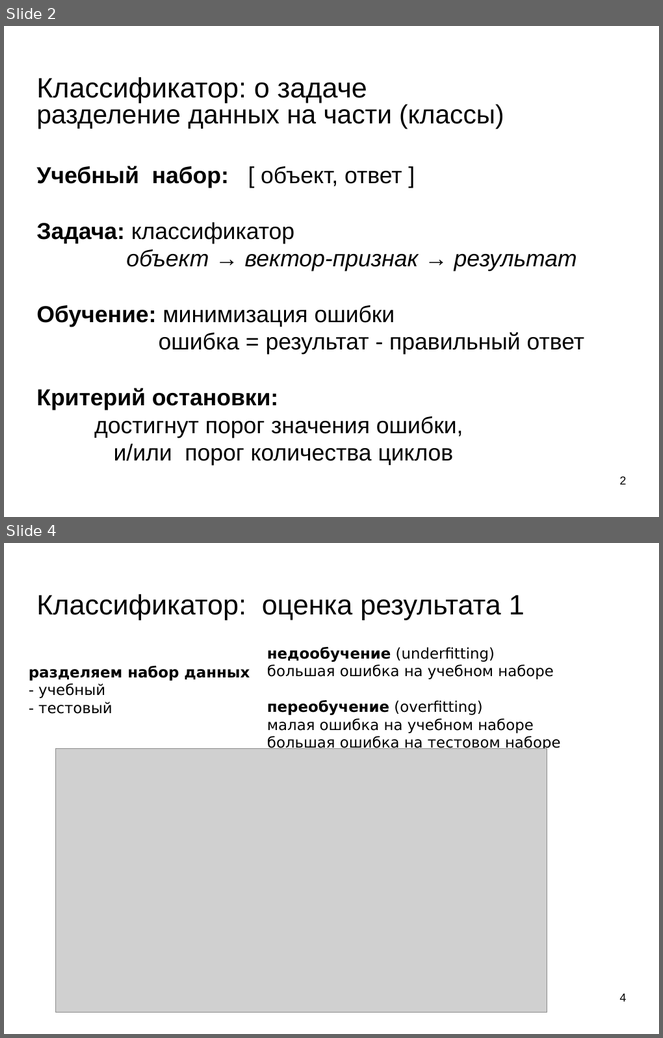
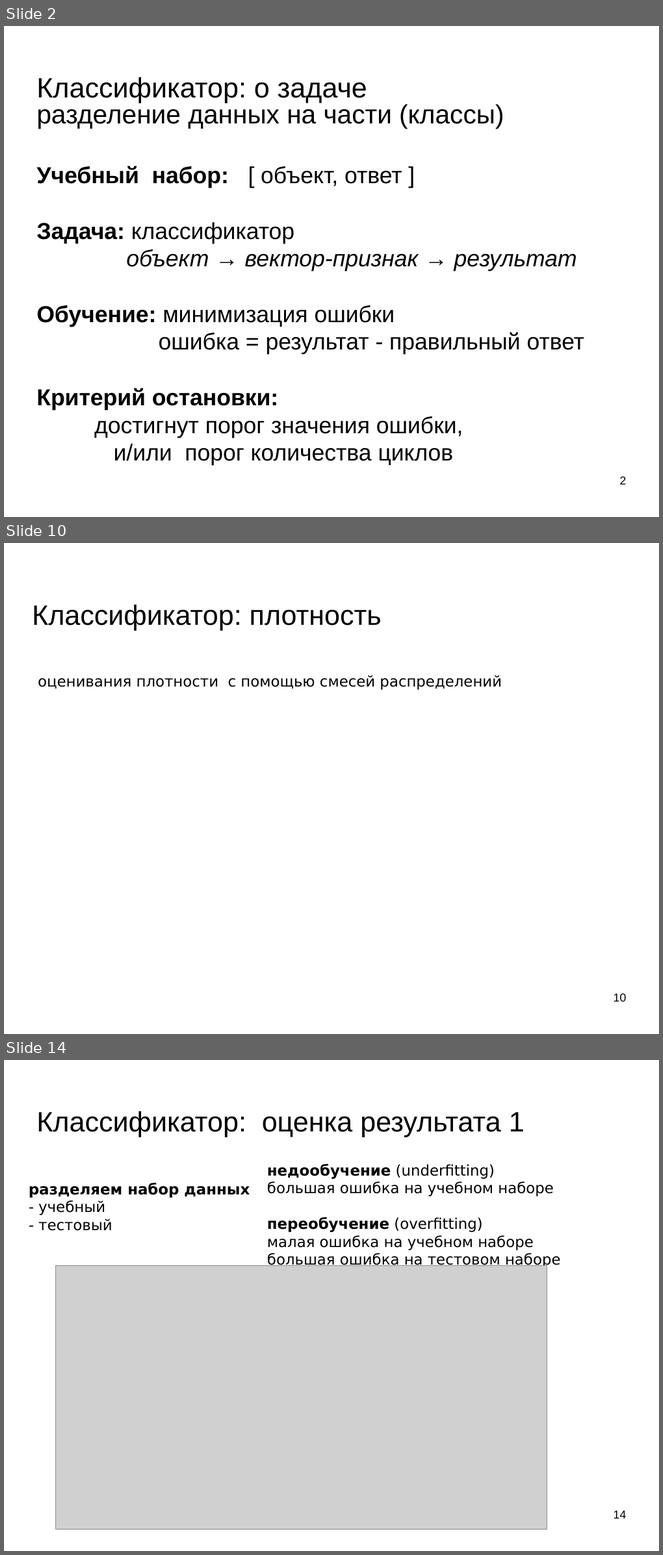
Before and after one commit to mechanoid5/ml_lectorium_legacy, a slide deck: 04-bayes.odp. Shown one above the other, each under a label of ours: slides 2 and 4 before the commit, slides 2, 10 and 14 after it; the slides between them are not shown. The pictures are 663x1038 and 663x1555 pixels, drawn with LibreOffice and Linux fonts; fonts in the diff are those of the drawing; grey boxes stand for pictures; background and template pictures are left out. Boxes give left, top, right and bottom in pixels: in the first picture for what was removed or moved away, otherwise in the second. Text is boxed around its words. In the diff, an @@ line names an element or a change of style, - is before the commit and + after.

```diff
--- a/04-bayes.odp
+++ b/04-bayes.odp
@@ slide 10 added at <box>4,543,659,1034</box>, background picture (left out) @@
@@ title added at <box>32,604,382,631</box>, 33.9 pt, text #000000 @@
+Классификатор: плотность
@@ text added at <box>38,675,502,690</box>, 18 pt, text #000000 @@
+оценивания плотности с помощью смесей распределений
@@ page number added at <box>614,993,627,1002</box>, 14 pt, text #000000 @@
+10
@@ what was slide 4 is now slide 14 @@
@@ page number at <box>614,1510,627,1519</box>: text changed @@
-4
+14
```
Also in this commit, not shown: 1 slide changed, 9 other slides added, 2 other files.
